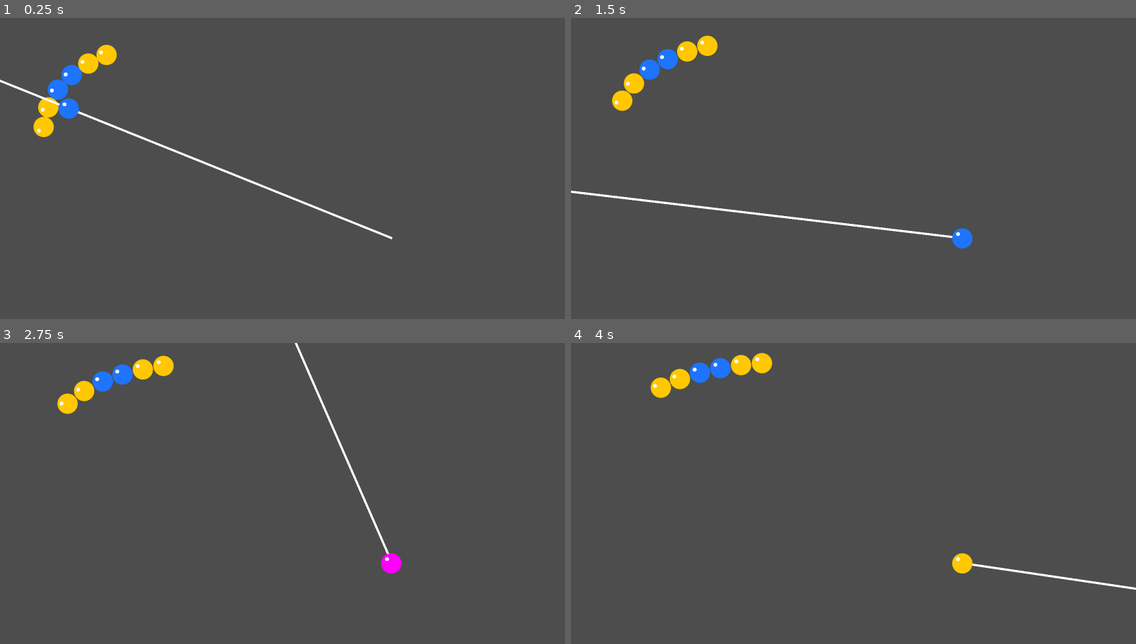
Above: before the commit, frames 1-4 (two rows, left to right).
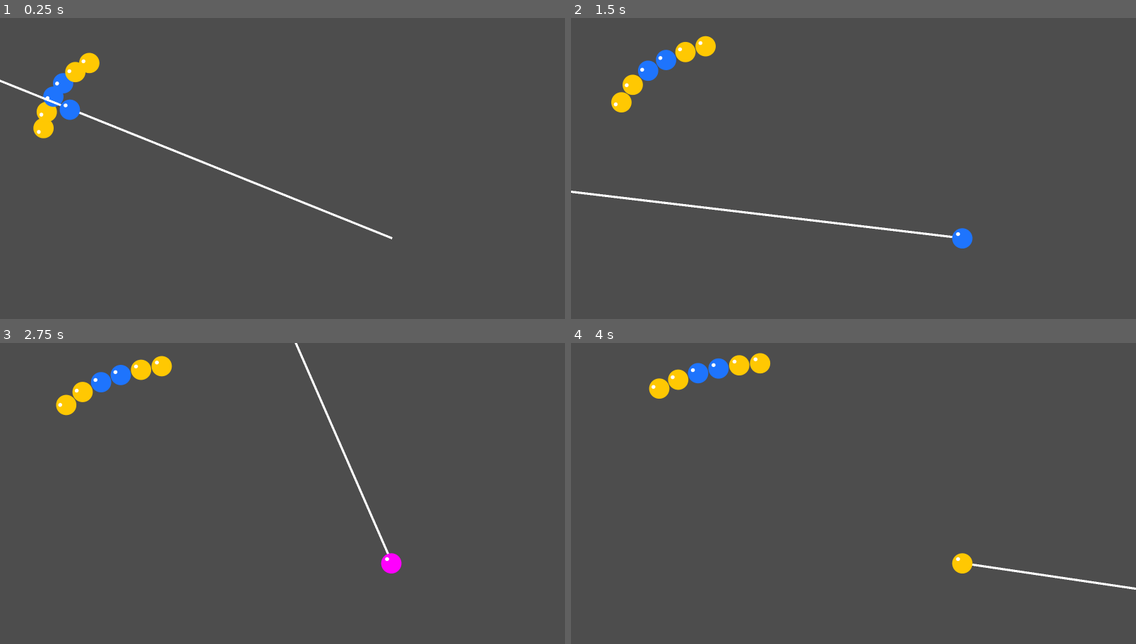
Above: after the commit, the same moments.

Repository: damnjan/zuma-godot
Game: Godot game, scene res://Main.tscn
Two runs of this game, one before a commit and one after it. Both use one fixed random seed, a clock stepped at 60 frames per second and the inputs below.
Inputs (mouse positions are in pixels of both pictures, inside the frame that each line leads up to):
- Up to frame 1 (0.25 s): no input
- Up to frame 2 (1.5 s): move the mouse to (977, 177) at 0.52 s; click (977, 177) at 0.67 s; move the mouse to (740, 210) at 1.27 s; click (740, 210) at 1.42 s
- Up to frame 3 (2.75 s): move the mouse to (339, 442) at 2.02 s; click (339, 442) at 2.17 s
- Up to frame 4 (4 s): move the mouse to (825, 589) at 2.77 s; click (825, 589) at 2.92 s; move the mouse to (1023, 571) at 3.52 s; click (1023, 571) at 3.67 s

The runs differ from the first frame. In frame 1, 0.8% of the frame differs, in the area x 5-21%, y 8-41%; in frame 2, 0.4%; in frame 3, 0.4%; in frame 4, 0.4%.

Commit message:
splitting, working kinda

Diff:
--- a/FollowingBall.gd
+++ b/FollowingBall.gd
@@ -2,8 +2,11 @@
 
 class_name FollowingBall
 
-var ball: Area2D
+var ball: Ball
 
-func add_ball(ball: Area2D):
+func add_ball(ball: Ball):
 	self.ball = ball
 	add_child(ball)
+
+func kill_ball():
+	ball.die(self)
--- a/main.gd
+++ b/main.gd
@@ -5,9 +5,11 @@
 const BALL_WIDTH = Globals.BALL_WIDTH
 const BallScene = preload("res://Ball.tscn")
 
-var follows: Array[FollowingBall] = []
+var follows: Array[FollowingBall]
 var global_progress = 0.0
 var _follows_to_delete: Array[FollowingBall] = []
+var _split_pointers: Array[int] # points where split started (index of first item for deletion)
+var _going_backwards = false
 
 func _ready():
 	seed(123)
@@ -16,27 +18,35 @@
 		b.frame = i
 		_add_follow(b)
 
-func _delete_dead_follows():
-	for follow_to_remove in _follows_to_delete:
-		follows.erase(follow_to_remove)
-		follow_to_remove.ball.died.connect(_on_ball_died)
-		follow_to_remove.ball.die(follow_to_remove)
-	_follows_to_delete = []
-
 
 func _physics_process(delta):
 	_move_follows(delta)
-	_check_for_matches()
-	_delete_dead_follows()
+	if not _going_backwards:
+		_check_for_matches()
 
+# I have noooo idea why but this works kinda
 func _move_follows(delta):
-	global_progress += 100 * delta
+	if not _going_backwards:
+		global_progress += 100 * delta
+
+	_going_backwards = false
 	for i in follows.size():
-		var new_progress = i * BALL_WIDTH + global_progress
-		follows[i].progress = lerpf(follows[i].progress, new_progress, 0.2)
+		var new_progress = i * BALL_WIDTH
+		if i > 0:
+			var diff = follows[i].progress - follows[i - 1].progress
+			if diff > BALL_WIDTH + 1:
+				new_progress = i * BALL_WIDTH + global_progress - diff
+				_going_backwards = true
+
+		if not _going_backwards:
+			new_progress += global_progress
+
+		follows[i].progress = lerpf(follows[i].progress, new_progress, 0.1)
 
 # check for 3 or more matching
 func _check_for_matches():
+	if not _follows_to_delete.is_empty():
+		return
 	for i in follows.size():
 		var consecutive = []
 		var x = i
@@ -45,13 +55,21 @@
 			x += 1
 		if consecutive.size() >= 3:
 			_follows_to_delete.append_array(consecutive)
+			for follow in consecutive:
+				follow.kill_ball()
+			_split_pointers.append(x - consecutive.size())
+			print(_split_pointers)
+			break
+
 
 func _on_ball_died(follow):
 	follows.erase(follow)
+	_follows_to_delete.erase(follow)
 
 func _add_follow(ball, index = null):
 	var follow = FollowingBall.new()
 	follow.add_ball(ball)
+	ball.died.connect(_on_ball_died)
 	path_2d.add_child(follow)
 	if index == null:
 		follows.append(follow)
